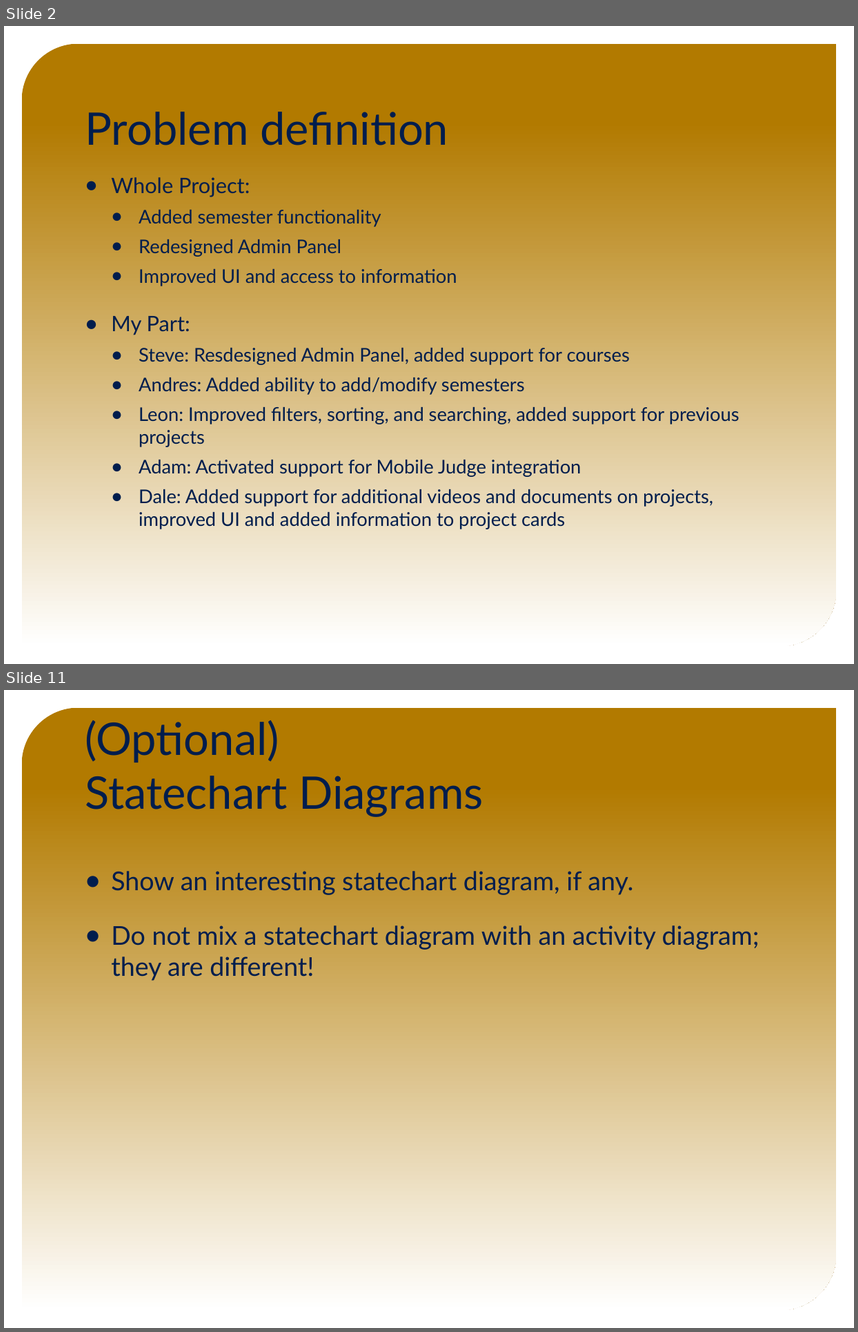
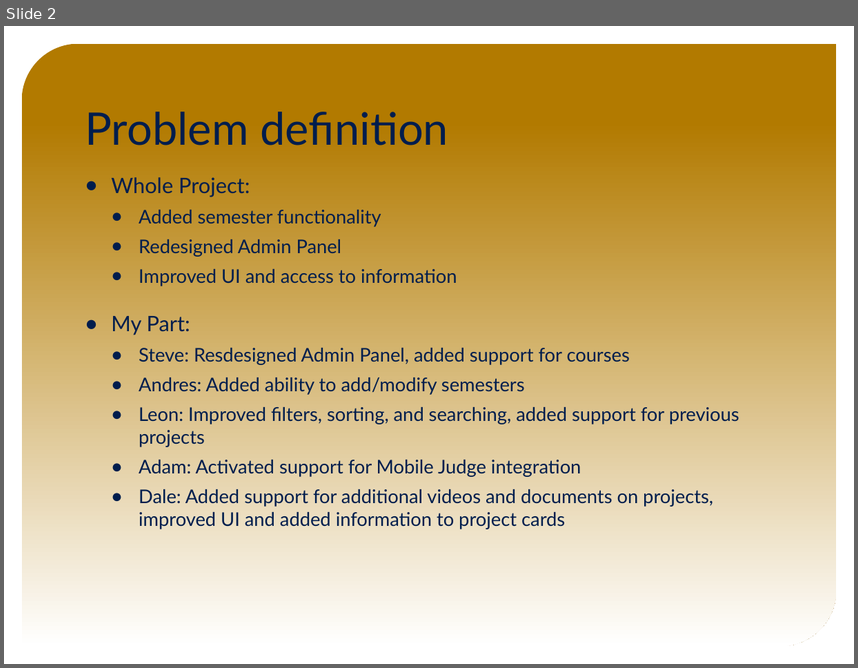
Before and after one commit to FIU-SCIS-Senior-Projects/VIP-Website-7.0, a slide deck: Presentation Slides/Final Presentation Slides.pptx. Shown one above the other, each under a label of ours: slides 2 and 11 before the commit, slide 2 after it; the slides between them are not shown. The pictures are 858x1332 and 858x668 pixels, drawn with LibreOffice and Linux fonts; fonts in the diff are those of the drawing; background and template pictures are left out. Boxes give left, top, right and bottom in pixels: in the first picture for what was removed or moved away, otherwise in the second. Text is boxed around its words. In the diff, an @@ line names an element or a change of style, - is before the commit and + after.

```diff
--- a/Presentation Slides/Final Presentation Slides.pptx
+++ b/Presentation Slides/Final Presentation Slides.pptx
@@ slide 11 removed at (x1=4, y1=690, x2=854, y2=1328), background picture (left out); not listed: 1 template element that a slide beside it also shows @@
@@ title removed at (x1=85, y1=720, x2=484, y2=817) @@
-(Optional)
-Statechart Diagrams
@@ text removed at (x1=111, y1=871, x2=760, y2=980) @@
-● Show an interesting statechart diagram, if any.
-● Do not mix a statechart diagram with an activity diagram; they are different!
```
Also in this commit, not shown: 6 slides changed, 11 slides added, 5 other slides removed, 1 other file.
